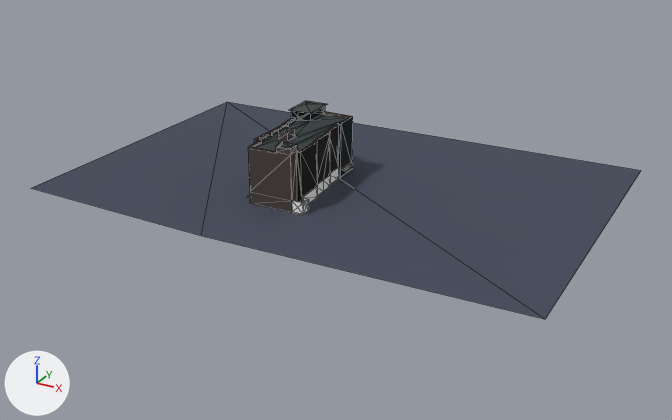
An edit to the glTF model public/twins/chatt/models/courtyard-marriott-chattanooga-tn.glb, drawn before and after from the same camera.
Both versions are drawn from a camera (50 mm lens) standing at (128.0, -283.0, 141.0) and looking at (-36.0, 16.0, -9.0). Every picture has the same lights, and +X, +Y and +Z are marked at lower left. The older version comes first. Mesh edges are drawn as thin lines. Where no turn or scale is listed for an object, it has been applied to the vertices. Vertices at exactly the same position are counted once.
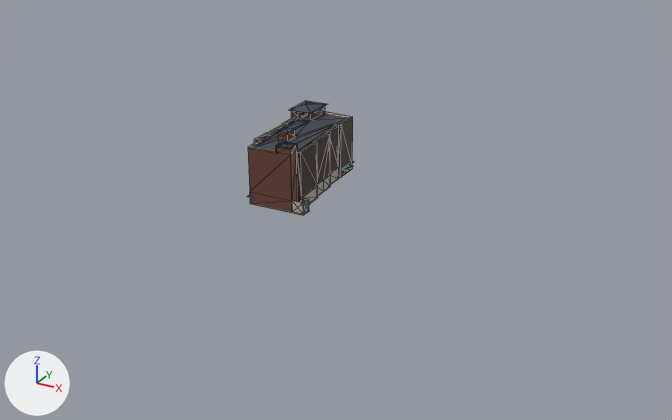
Where the newer file only moved an object's origin or applied its transform, the numbers keep the older frame.

The change, as a list of edits to the scene's bpy script:
```text
Change me_mesh_0:
    used by ob_mesh_0; location = (-37.8, 26.3, 13.4)
    remove me_mesh_0.from_pydata(...)  # 250 vertices, 448 faces; spans x -105.0..105.0, y -71.0..71.0, z -14.0..14.0
    add me_mesh_0.from_pydata(...)  # 252 vertices, 461 faces; spans x -27.0..3.0, y -39.0..15.0, z -13.0..14.0
    me_mesh_0 part 1: the loose piece of 5 vertices spanning x -105.0..105.0, y -71.0..71.0, z -14.0..-11.0 is deleted
    me_mesh_0 part 2: 4 vertices moved within x -22.0..-2.0, y -33.0..-9.0, z 9.0..12.0; 7 vertices added at x -22.0..-2.0, y -37.0..-9.0, z 9.0..12.0
    me_mesh_0 part 3: 411 kept faces spanning x -27.0..3.0, y -39.0..15.0, z -13.0..14.0 get new texture (UV) coordinates
```

What differs and where, as boxes [x1, y1, x2, y2] in the pictures (672 x 420 px):
'Mesh_0', reshaped (82% narrower, 47% shorter)
    before: [31, 101, 641, 319]
    after: [247, 101, 354, 215]
part 1 of me_mesh_0, deleted (blue)
    before: [31, 102, 641, 319]
part 2 of me_mesh_0, reshaped
    before: [270, 120, 322, 151]
    after: [270, 120, 332, 151]
part 3 of me_mesh_0, surface changed
    both: [247, 101, 354, 215]
